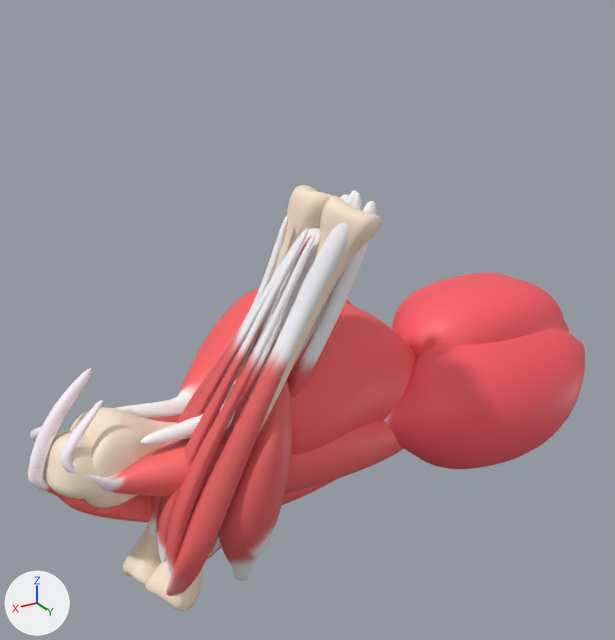
Two versions of the glTF model ar-science/bone/models/arm.glb, one commit apart.
Camera for both pictures: a 50 mm camera at (0.059, 0.396, 0.164) aimed at (-0.17, 0.015, -0.027). Every picture has the same lights, and +X, +Y and +Z are marked at lower left. The older version comes first. Where no turn or scale is listed for an object, it has been applied to the vertices.

The first picture shows 'Cube', 'Cube.002', 'arm', 'biceps', 'forearm', 'sustav', 'triceps'.
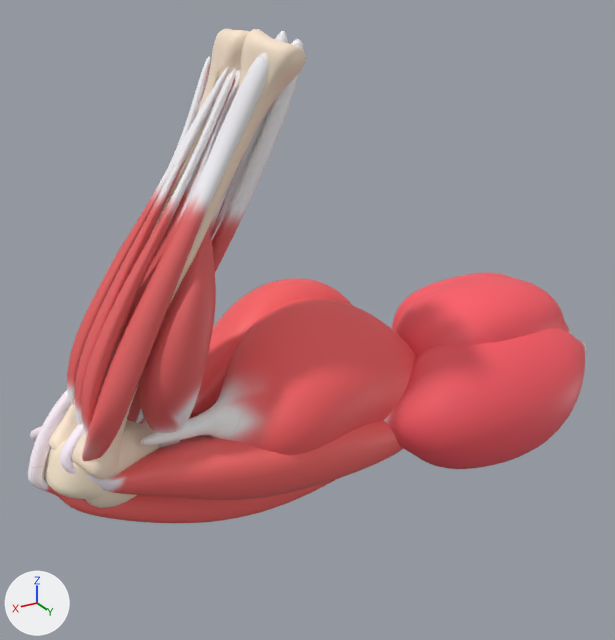
What differs and where, as boxes (x1, y1, x2, y2) in the pictures (615 x 640 px):
'forearm', moved: before (148, 191, 377, 596); after (67, 31, 303, 461)
'Cube', moved: before (123, 185, 381, 611); after (49, 29, 306, 479)

What changed in the scene script:
```text
Change ob_cube:
    ob_cube.location: (-0.0511, 0.0474, -0.1502) -> (-0.0234, 0.0236, -0.075)
Change ob_forearm:
    ob_forearm.location: (-0.1116, 0.0288, -0.1077) -> (-0.0839, 0.005, -0.0326)
```
